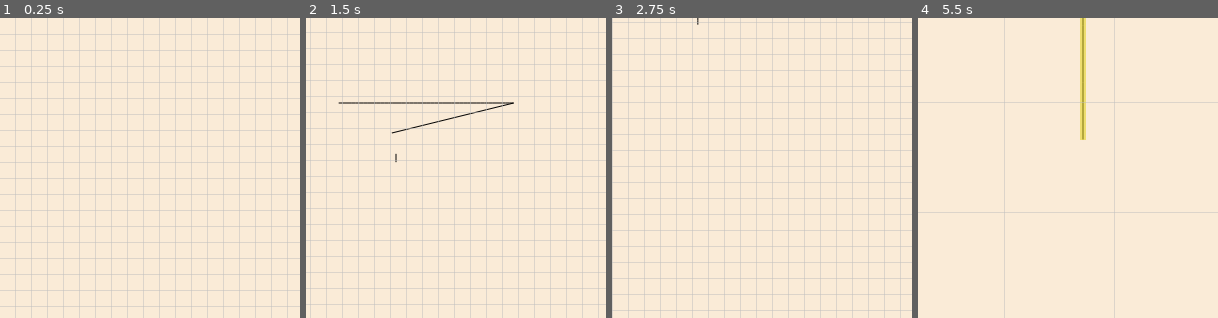
Above: before the commit, frames 1-4 (left to right).
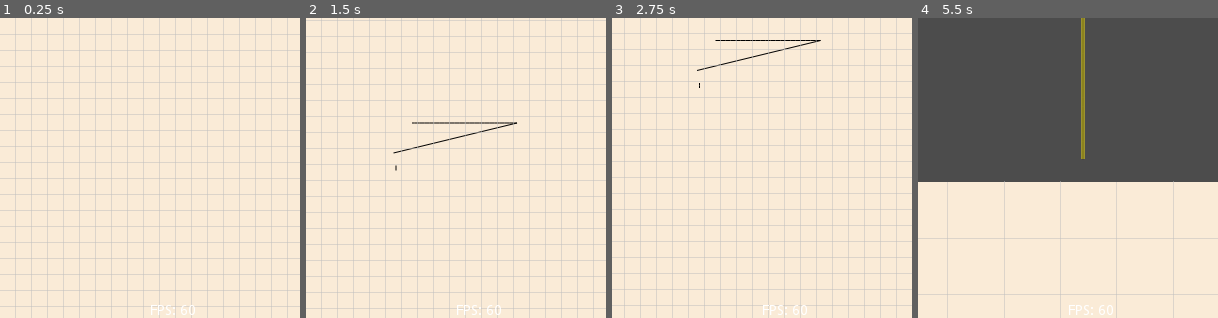
Above: after the commit, the same moments.

Repository: joey-public/gonote
Game: Godot game, scene res://src/Canvas/Page2/Page2.tscn
The game is run twice, just before and just after one commit, with the same random seed, the same clock (stepped at 60 frames per second) and the same inputs. This scene is started directly instead of the project's main scene.
Inputs (mouse positions are in pixels of both pictures, inside the frame that each line leads up to):
- Up to frame 1 (0.25 s): no input
- Up to frame 2 (1.5 s): tap Enter at 0.5 s; move the mouse to (522, 153) at 0.52 s; press the mouse at (522, 153) at 0.53 s; hold D (pan_right) 0.53-1.28 s; move the mouse to (396, 183) at 1.27 s; release the mouse at (396, 183) at 1.28 s; hold S (pan_down) from 1.28 s (still down); click (396, 183) at 1.35 s
- Up to frame 3 (2.75 s): move the mouse to (792, 102) at 2.02 s; release S (pan_down) at 2.03 s; hold D (pan_right) from 2.03 s (still down); hold Right mouse button (pan) from 2.03 s (still down); click (792, 102) at 2.3 s
- Up to frame 4 (5.5 s): tap Space (zoom_in) at 2.75 s; move the mouse to (1053, 228) at 2.77 s; release D (pan_right) at 2.78 s; release Right mouse button (pan) at 2.78 s; hold W (pan_up) 2.78-3.53 s; tap U (undo) at 2.85 s; click (1053, 228) at 3.05 s; move the mouse to (1158, 213) at 3.52 s; hold Space (zoom_in) 3.53-4.28 s; hold H (pan_left) 3.53-5.03 s; click (1158, 213) at 3.8 s; tap Enter at 4.25 s; move the mouse to (978, 123) at 4.27 s; tap G (zoom_out) at 4.35 s; click (978, 123) at 4.55 s; move the mouse to (1083, 168) at 5.02 s; press the mouse at (1083, 168) at 5.03 s; hold S (pan_down) from 5.03 s (still down)

The runs differ from the first frame. In frame 1, 0.1% of the frame differs, in the area x 50-65%, y 95-99%; in frame 2, 23%; in frame 3, 23%; in frame 4, 57%, in the area x 0-100%, y 0-100%.

Commit message:
Got Page Saving System Working. Started working on infinite canvas with embeded fixed sixe canvas. New Main scence created.

Diff:
--- a/src/Canvas/Camera2D.gd
+++ b/src/Canvas/Camera2D.gd
@@ -2,10 +2,10 @@
 
 const sixty_fps:float = 1/60.0;
 
-export var max_zoom = 0.1
-export var min_zoom = 5
-export var scroll_speed:float = 250.0
-export var zoom_speed:float = 250
+export var max_zoom = 0.25
+export var min_zoom = 3
+export var scroll_speed:float = 150.0
+export var zoom_speed:float = 200
 
 var _pan_start:Vector2
 # Called when the node enters the scene tree for the first time.
--- a/src/Canvas/Page2/Page2.gd
+++ b/src/Canvas/Page2/Page2.gd
@@ -30,6 +30,7 @@
 	$Viewport/Grid.canvas_dim = self.page_rect.size
 	$Viewport/Grid.update()
 	$Sprite.position= Vector2(border_rect.size.x,0)
+	self.save_page()
 
 
 func _input(event):
@@ -37,7 +38,18 @@
 		self.save_page()
 
 #func _process(_delta):
-#	self.save_page()
+#	$Viewport.set_clear_mode(Viewport.CLEAR_MODE_ONLY_NEXT_FRAME)
+##	self._update_children($Viewport)
+#	yield(VisualServer,"frame_post_draw")
+#	var img:Image = $Viewport.get_texture().get_data()
+#	img.lock()
+#	img.flip_y()
+#	img.save_png("test.png")
+#	var tex = ImageTexture.new()
+#	tex.create_from_image(img)
+#	self.texture = tex
+#	$Viewport.set_clear_mode(Viewport.CLEAR_MODE_ALWAYS)
+
 
 func _draw():
 #	draw_rect(page_rect,Color.antiquewhite,true)
@@ -47,21 +59,23 @@
 
 func save_page():
 	var tempz = $Viewport/Camera2D.zoom
-#	var tempo = $Viewport/Camera2D.offset
+	var tempo = $Viewport/Camera2D.offset
 	$Viewport/Camera2D.zoom = Vector2(1,1)
-#	$Viewport/Camera2D.offset = Vector2.ZERO
+	$Viewport/Camera2D.offset = Vector2.ZERO
 	$Viewport.set_clear_mode(Viewport.CLEAR_MODE_ONLY_NEXT_FRAME)
 #	self._update_children($Viewport)
 	yield(VisualServer,"frame_post_draw")
 	var img:Image = $Viewport.get_texture().get_data()
 	img.lock()
 	img.flip_y()
-#	img.save_png("test.png")
+	img.save_png("test.png")
 	var tex = ImageTexture.new()
 	tex.create_from_image(img)
 	$Sprite.texture = tex
 	$Viewport/Camera2D.zoom = tempz
-#	$Viewport/Camera2D.offset = tempo
+	$Viewport/Camera2D.offset = tempo
+	$Viewport.set_clear_mode(Viewport.CLEAR_MODE_ALWAYS)
+
 #	self.set_process(true)
 
 func _update_children(parent:Node):
--- a/src/Canvas/Page2/Page2.tscn
+++ b/src/Canvas/Page2/Page2.tscn
@@ -1,13 +1,12 @@
-[gd_scene load_steps=5 format=2]
+[gd_scene load_steps=6 format=2]
 
 [ext_resource path="res://src/Canvas/Page2/Page2.gd" type="Script" id=1]
 [ext_resource path="res://src/Canvas/Scribble/Scribbles.tscn" type="PackedScene" id=2]
 [ext_resource path="res://src/Canvas/Grid/Grid.tscn" type="PackedScene" id=3]
 [ext_resource path="res://src/Canvas/Page/Camera2D.tscn" type="PackedScene" id=4]
+[ext_resource path="res://src/UI/Label.gd" type="Script" id=5]
 
 [node name="Page2" type="ViewportContainer"]
-anchor_right = 1.0
-anchor_bottom = 1.0
 script = ExtResource( 1 )
 __meta__ = {
 "_edit_use_anchors_": false
@@ -15,7 +14,6 @@
 
 [node name="Viewport" type="Viewport" parent="."]
 size = Vector2( 2, 2 )
-transparent_bg = true
 handle_input_locally = false
 usage = 0
 render_target_update_mode = 3
@@ -34,3 +32,16 @@
 [node name="Sprite" type="Sprite" parent="."]
 position = Vector2( 700, 0 )
 centered = false
+
+[node name="CanvasLayer" type="CanvasLayer" parent="."]
+
+[node name="Label" type="Label" parent="CanvasLayer"]
+anchor_left = 0.5
+anchor_top = 1.0
+anchor_right = 0.5
+anchor_bottom = 1.0
+margin_top = -14.0
+script = ExtResource( 5 )
+__meta__ = {
+"_edit_use_anchors_": false
+}
--- a/src/Canvas/Scribble/Scribbles.gd
+++ b/src/Canvas/Scribble/Scribbles.gd
@@ -37,6 +37,7 @@
 			self.update()
 			self.drawing_time += delta
 		elif Input.is_action_just_released("draw"):
+			print("draw done")
 			SignalManager.emit_signal("fps_changed",
 									   Globals.refresh_rates["slow_rate"])
 			self.draw_stack.push_back(PoolVector2Array(self.scribble_points))
--- /dev/null
+++ b/src/Main2/Main2.gd
@@ -0,0 +1,16 @@
+extends Control
+
+
+# Declare member variables here. Examples:
+# var a = 2
+# var b = "text"
+
+
+# Called when the node enters the scene tree for the first time.
+func _ready():
+	pass # Replace with function body.
+
+
+# Called every frame. 'delta' is the elapsed time since the previous frame.
+#func _process(delta):
+#	pass
--- /dev/null
+++ b/src/Main2/Main2.tscn
@@ -0,0 +1,32 @@
+[gd_scene load_steps=5 format=2]
+
+[ext_resource path="res://src/Canvas/Page2/Page2.tscn" type="PackedScene" id=1]
+[ext_resource path="res://src/Canvas/Grid/Grid.tscn" type="PackedScene" id=2]
+[ext_resource path="res://src/Canvas/Scribble/Scribbles.tscn" type="PackedScene" id=3]
+[ext_resource path="res://src/Main2/Main2.gd" type="Script" id=4]
+
+[node name="Main2" type="Control"]
+anchor_right = 1.0
+anchor_bottom = 1.0
+script = ExtResource( 4 )
+__meta__ = {
+"_edit_use_anchors_": false
+}
+
+[node name="Grid" parent="." instance=ExtResource( 2 )]
+
+[node name="Scribbles" parent="." instance=ExtResource( 3 )]
+width = 10.0
+
+[node name="CenterContainer" type="CenterContainer" parent="."]
+anchor_right = 1.0
+anchor_bottom = 1.0
+__meta__ = {
+"_edit_use_anchors_": false
+}
+
+[node name="Page2" parent="CenterContainer" instance=ExtResource( 1 )]
+margin_left = 149.0
+margin_top = 149.0
+margin_right = 151.0
+margin_bottom = 151.0
Binary file changed: test.png
